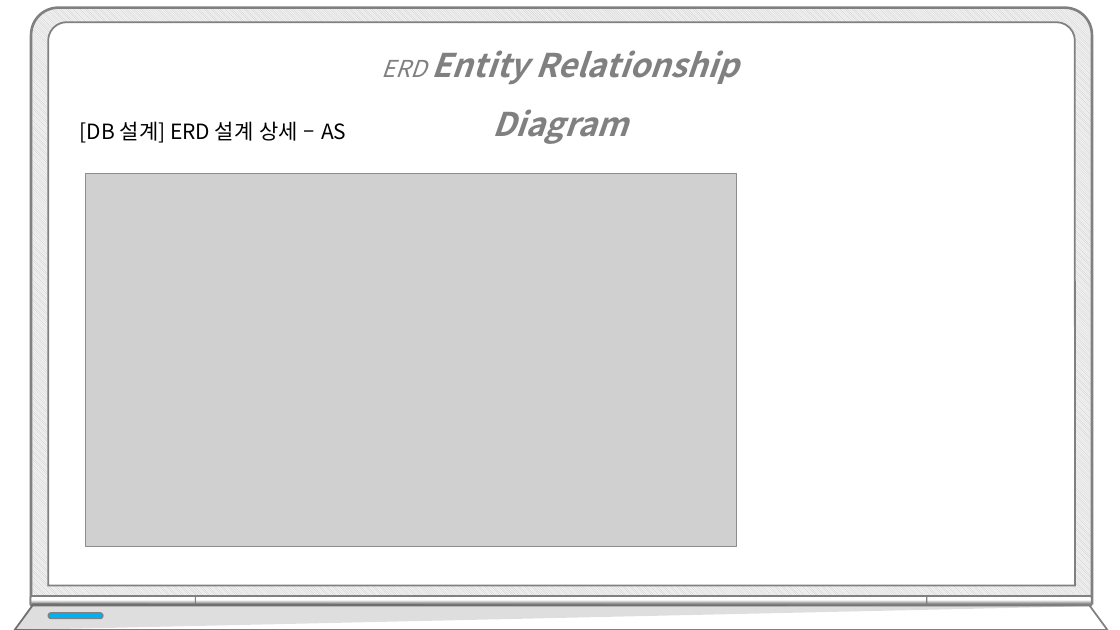
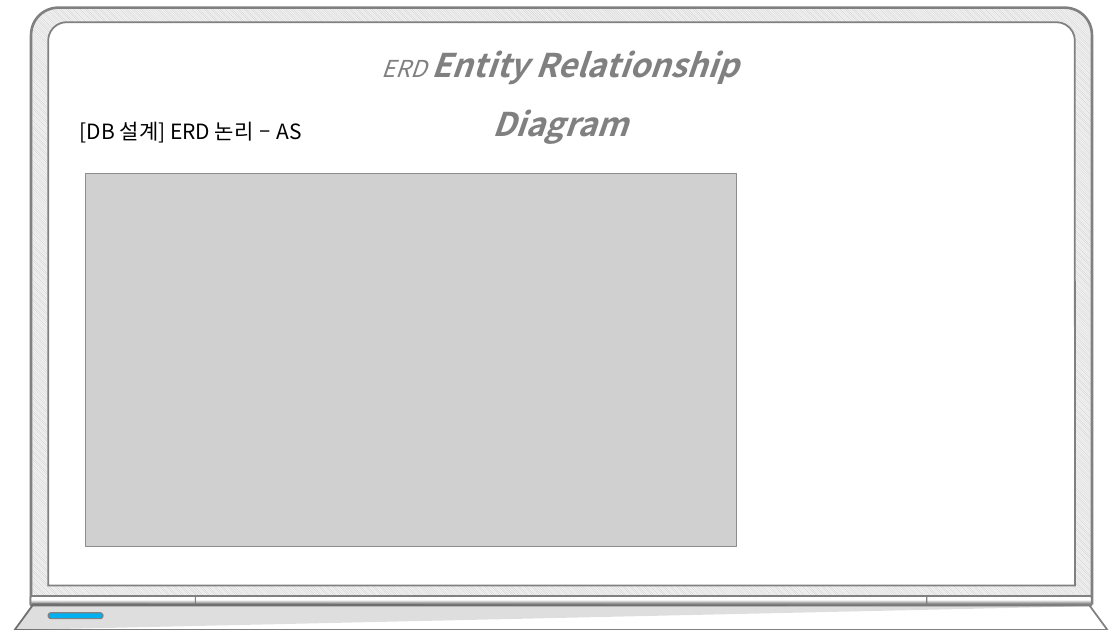
Before and after one commit to hhsw07/ezen-academy-projects, a slide deck: slide 18 of WebContent/발표/4차/프로젝트5_4차.pptx. Drawn at 1120x630 pixels with LibreOffice and Linux fonts; fonts in the diff are those of the drawing; grey boxes stand for pictures. Boxes give left, top, right and bottom in pixels: in the first picture for what was removed or moved away, otherwise in the second. Text is boxed around its words. In the diff, an @@ line names an element or a change of style, - is before the commit and + after.

```diff
--- a/WebContent/발표/4차/프로젝트5_4차.pptx
+++ b/WebContent/발표/4차/프로젝트5_4차.pptx
@@ text at [80, 121, 302, 143]: text changed @@
-[DB 설계] ERD 설계 상세 – AS
+[DB 설계] ERD 논리 – AS
```
Also in this commit, not shown: 15 other slides changed, 7 slides added.
